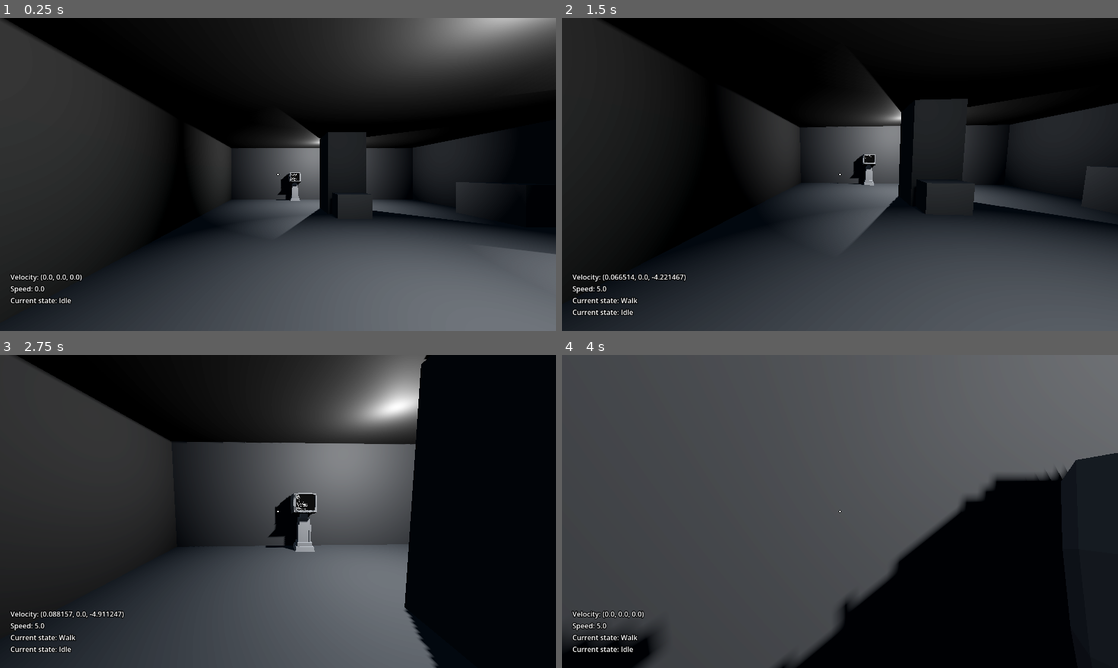
Above: before the commit, frames 1-4 (two rows, left to right).
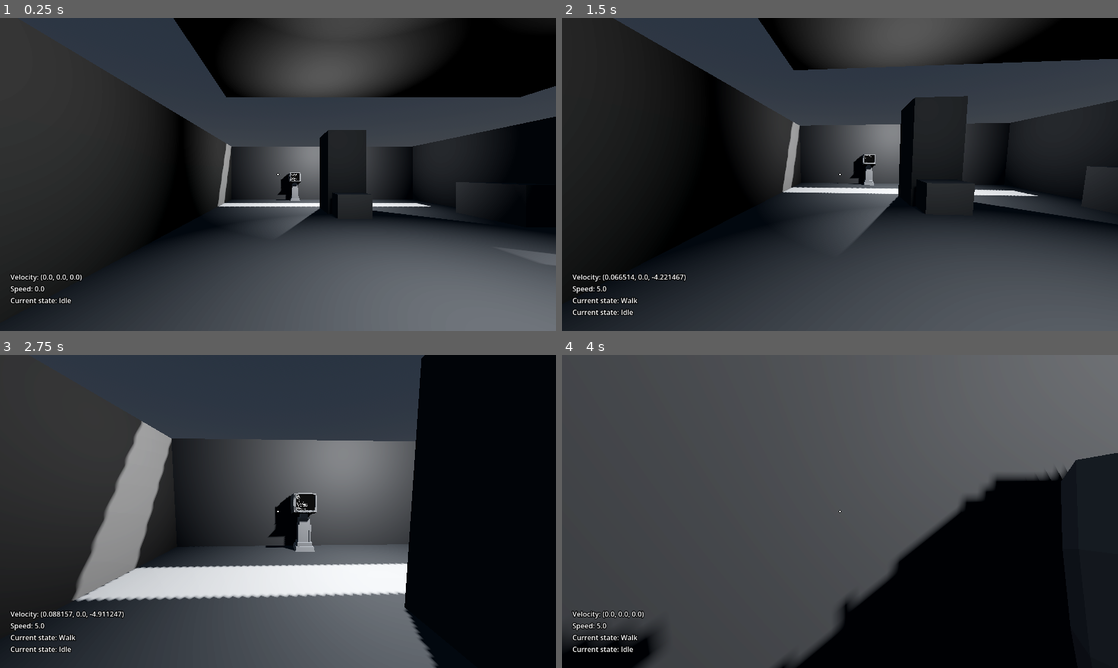
Above: after the commit, the same moments.

Repository: Kerbx/godoband-game
Game: Godot game, scene res://scenes/player_in_base/test_world.tscn
The game is run twice, just before and just after one commit, with the same random seed, the same clock (stepped at 60 frames per second) and the same inputs. The project has no main scene, so this scene is started directly.
Inputs (mouse positions are in pixels of both pictures, inside the frame that each line leads up to):
- Up to frame 1 (0.25 s): no input
- Up to frame 2 (1.5 s): tap Enter at 0.5, 1.35 s; move the mouse to (867, 174) at 0.52 s; hold W (move_forward) from 0.53 s (still down); tap Backspace at 0.6 s; click (867, 174) at 0.67 s; move the mouse to (812, 174) at 1.27 s
- Up to frame 3 (2.75 s): keep holding W (move_forward); move the mouse to (289, 505) at 2.02 s; tap Backspace at 2.1 s
- Up to frame 4 (4 s): keep holding W (move_forward); move the mouse to (834, 517) at 2.77 s; tap Enter at 2.85 s; click (834, 517) at 2.92 s; move the mouse to (878, 514) at 3.52 s; tap Backspace at 3.6 s

The runs differ from the first frame. In frame 1, 25% of the frame differs, in the area x 0-100%, y 0-81%; in frame 2, 20%; in frame 3, 24%; in frame 4, nothing differs.

Commit message:
Clean Up

Diff:
--- a/scenes/player_in_base/test_world.tscn
+++ b/scenes/player_in_base/test_world.tscn
@@ -2,6 +2,7 @@
 
 [ext_resource type="PackedScene" uid="uid://buhcdvc776pen" path="res://scenes/player_in_base/player_in_base.tscn" id="1_2nnkd"]
 [ext_resource type="PackedScene" uid="uid://dttd472nm4xp8" path="res://scenes/terminal/terminal.tscn" id="2_qnwd6"]
+[ext_resource type="PackedScene" uid="uid://bat8ondx0bdqh" path="res://scenes/shredder_tier1/shredder_tier1.tscn" id="3_jcwyk"]
 
 [sub_resource type="ProceduralSkyMaterial" id="ProceduralSkyMaterial_xywji"]
 sky_horizon_color = Color(0.66224277, 0.6717428, 0.6867428, 1)
@@ -32,7 +33,7 @@
 size = Vector3(22.811188, 0.07788086, 25.483643)
 
 [node name="CSGBox3D13" type="CSGBox3D" parent="." unique_id=1492967513]
-transform = Transform3D(1, 0, 0, 0, 1, 0, 0, 0, 1, 7.395706, 3.9440932, -2.6766357)
+transform = Transform3D(1, 0, 0, 0, 1, 0, 0, 0, 1, 7.395706, 7.944093, -2.6766357)
 use_collision = true
 size = Vector3(22.811188, 0.07788086, 25.483643)
 
@@ -115,3 +116,6 @@
 
 [node name="Terminal" parent="." unique_id=2050385956 instance=ExtResource("2_qnwd6")]
 transform = Transform3D(1, 0, 0, 0, 1, 0, 0, 0, 1, 1.2094674, -1.6610594, -15.809924)
+
+[node name="shredder_tier1" parent="." unique_id=1042572349 instance=ExtResource("3_jcwyk")]
+transform = Transform3D(1, 0, 0, 0, 1, 0, 0, 0, 1, 7.359777, -0.008289099, 1.8823547)
--- a/scenes/terminal/terminal_ui.tscn
+++ b/scenes/terminal/terminal_ui.tscn
@@ -55,3 +55,4 @@
 [node name="Label" type="Label" parent="VBoxContainer" unique_id=116786965]
 layout_mode = 2
 text = "login:"
+autowrap_mode = 1
--- a/scripts/base_classes/terminal/commands/blankCMD.gd
+++ /dev/null
@@ -1,11 +0,0 @@
-extends TerminalTypes
-
-
-# Called when the node enters the scene tree for the first time.
-func _ready() -> void:
-	pass # Replace with function body.
-
-
-# Called every frame. 'delta' is the elapsed time since the previous frame.
-func _process(delta: float) -> void:
-	pass
Empty file removed: scenes/terminal/TerminalInputLabel.gd
Not shown, removed: scenes/terminal/TerminalInputLabel.gd.uid
Not shown, removed: scripts/base_classes/terminal/commands/blankCMD.gd.uid
